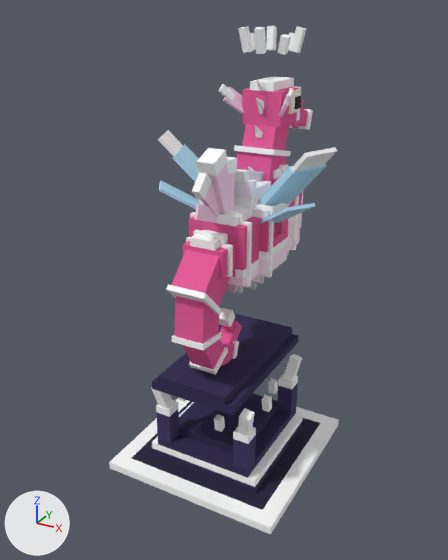
The OBJ model art/creatures/Seahorse/tiers/game/T12/SeahorseTrainer12.obj, before and after one commit.
Camera for both pictures: a 50 mm lens placed at (13.0, -26.2, 11.38), pointed at (-0.83, -1.05, -1.2). The lights are fixed; the arrows at lower left show +X, +Y and +Z. The picture after the commit comes second. Where no turn or scale is listed for an object, it has been applied to the vertices.

Names of what the first picture shows: 'Body', 'Crown', 'Fin', 'Head', 'Plate', 'Stand', 'T1', 'T2', 'T3', 'Wings' and 4 more.
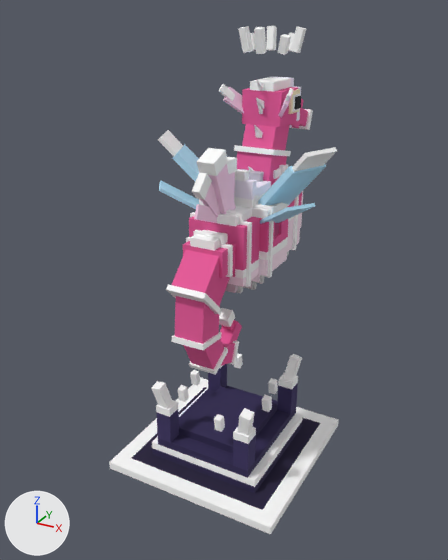
Boxes (x1, y1, x2, y2) around the edits, measured in the pictures (448 x 560 px):
'Plate', deleted (blue): before (152, 313, 299, 415)

Edits to the bpy script that builds the scene:
```text
Remove ob_plate:
    ob_plate = bpy.data.objects.new('Plate', me_plate)
    ob_plate.location = (0.0, 0.0, 0.0)
```
